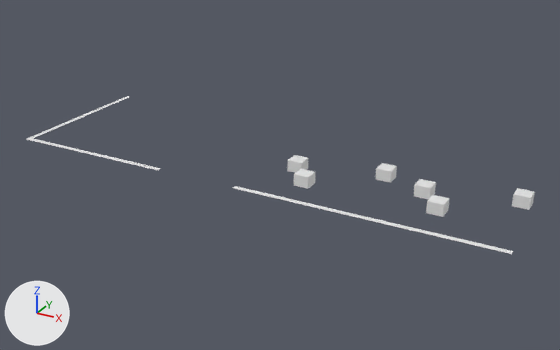
What one commit did to the Blender file map.blend.
Both versions are drawn from a 50 mm lens placed at (23.06, -28.68, 11.23), pointed at (10.0, -4.95, -0.63). The axes (+X, +Y, +Z) are drawn at lower left. The lights are the same throughout.
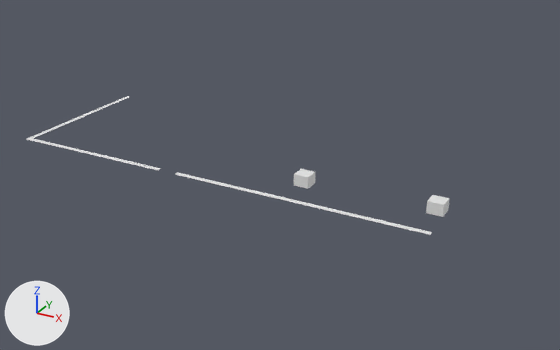
What differs and where, as boxes [x1, y1, x2, y2] in the pictures (560 x 350 px):
'Plane.008', moved
    before: [408, 227, 513, 254]
    after: [336, 210, 432, 235]
'Plane.002', moved
    before: [233, 186, 318, 207]
    after: [175, 172, 253, 192]
'Cube.001', deleted
    before: [512, 188, 535, 210]
'Cube.004', deleted
    before: [414, 179, 436, 199]
'Cube.002', deleted
    before: [376, 163, 397, 183]
'Cube.003', deleted
    before: [288, 155, 308, 173]

Diff of the bpy script that builds the scene:
```diff
--- a/map.blend.py
+++ b/map.blend.py
@@ ob_cube_004 @@
-ob_cube_004 = bpy.data.objects.new('Cube.004', me_cube_059)
-ob_cube_004.location = (15.67, -4.88, 0.0)
-ob_cube_004.scale = (0.289, 0.282, 0.219)
@@ ob_cube_003 @@
-ob_cube_003 = bpy.data.objects.new('Cube.003', me_cube_058)
-ob_cube_003.location = (10.81, -5.04, 0.0)
-ob_cube_003.scale = (0.289, 0.282, 0.219)
@@ ob_cube_002 @@
-ob_cube_002 = bpy.data.objects.new('Cube.002', me_cube_057)
-ob_cube_002.location = (13.98, -4.19, 0.0)
-ob_cube_002.scale = (0.289, 0.282, 0.219)
@@ ob_cube_001 @@
-ob_cube_001 = bpy.data.objects.new('Cube.001', me_cube_056)
-ob_cube_001.location = (18.83, -4.03, 0.0)
-ob_cube_001.scale = (0.289, 0.282, 0.219)
@@ ob_plane_008 @@
 ob_plane_008 = bpy.data.objects.new('Plane.008', me_plane_022)
-ob_plane_008.location = (17.8, -7.9, 0.0)
+ob_plane_008.location = (15.33, -7.9, 0.0)
 ob_plane_008.rotation_euler = (1.571, 0.0, -6.283)  # degrees (90, 0, -360)
@@ ob_plane_002 @@
 ob_plane_002 = bpy.data.objects.new('Plane.002', me_plane_018)
-ob_plane_002.location = (11.4, -7.9, 0.0)
+ob_plane_002.location = (8.93, -7.9, 0.0)
 ob_plane_002.rotation_euler = (1.571, 0.0, -6.283)  # degrees (90, 0, -360)
```
